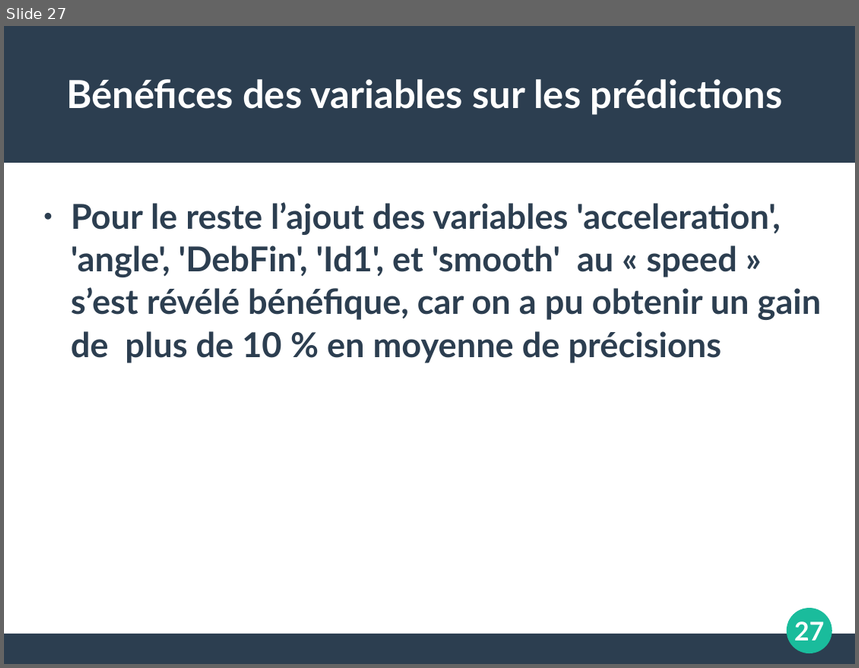
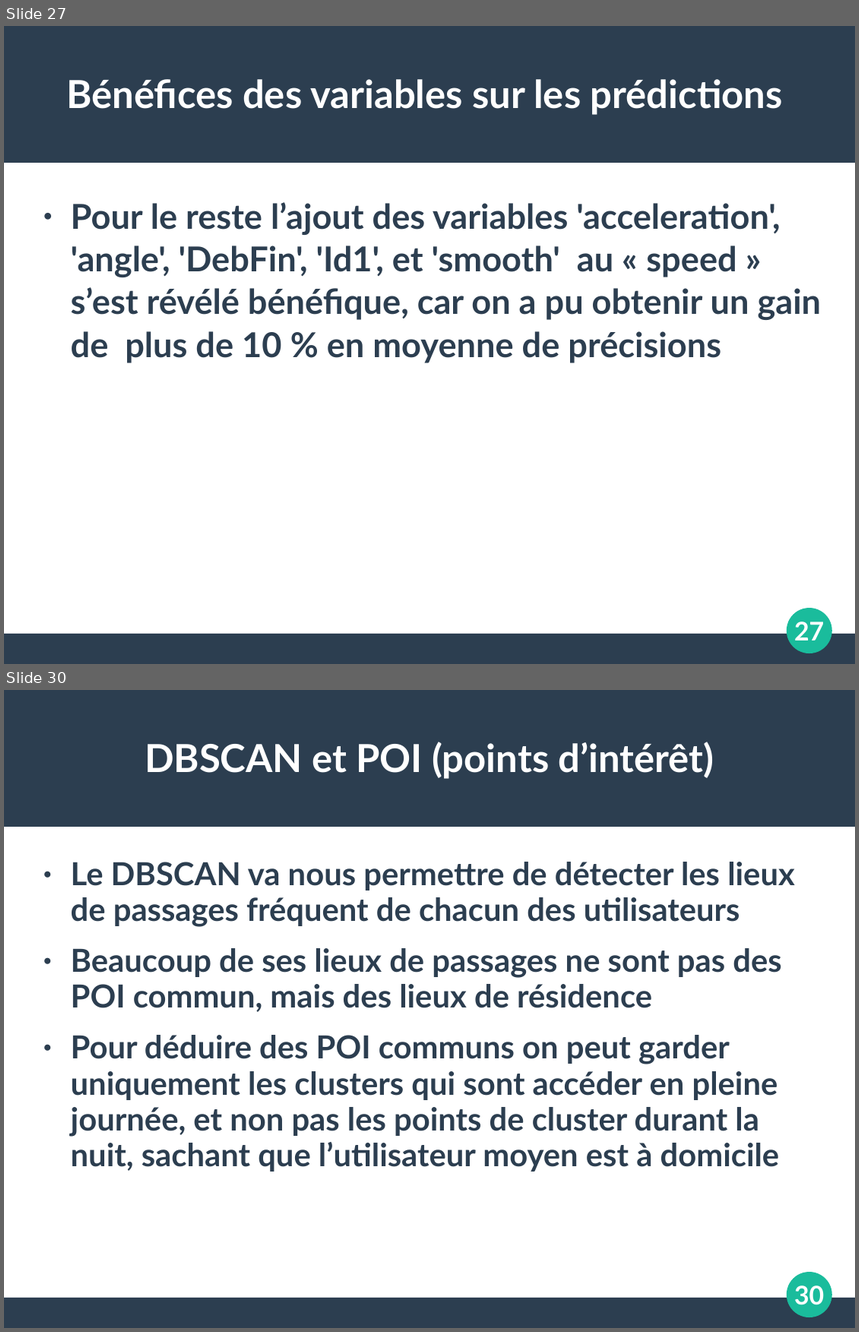
Before and after one commit to koper921/ProjetGps, a slide deck: Slide TER.ppt. Shown one above the other, each under a label of ours: slide 27 before the commit, slides 27 and 30 after it; the slides between them are not shown. The pictures are 859x668 and 859x1332 pixels, drawn with LibreOffice and Linux fonts; fonts in the diff are those of the drawing. Boxes give left, top, right and bottom in pixels: in the first picture for what was removed or moved away, otherwise in the second. Text is boxed around its words. In the diff, an @@ line names an element or a change of style, - is before the commit and + after.

```diff
--- a/Slide TER.ppt
+++ b/Slide TER.ppt
@@ slide 30 added at (4, 690, 855, 1328), background #FFFFFF; not listed: 3 template elements that a slide beside it also shows @@
@@ title added at (145, 742, 715, 779), 36 pt, text #FFFFFF, bold @@
+DBSCAN et POI (points d’intérêt)
@@ text added at (71, 862, 795, 1172), 29.6 pt, text #2C3E50, bold @@
+● Le DBSCAN va nous permettre de détecter les lieux de passages fréquent de chacun des utilisateurs
+● Beaucoup de ses lieux de passages ne sont pas des POI commun, mais des lieux de résidence
+● Pour déduire des POI communs on peut garder uniquement les clusters qui sont accéder en pleine journée, et non pas les points de cluster durant la nuit, sachant que l’utilisateur moyen est à domicile
@@ page number added at (794, 1286, 824, 1306), 24 pt, text #FFFFFF, bold @@
+30
```
Also in this commit, not shown: 2 other slides added, 3 other files.
